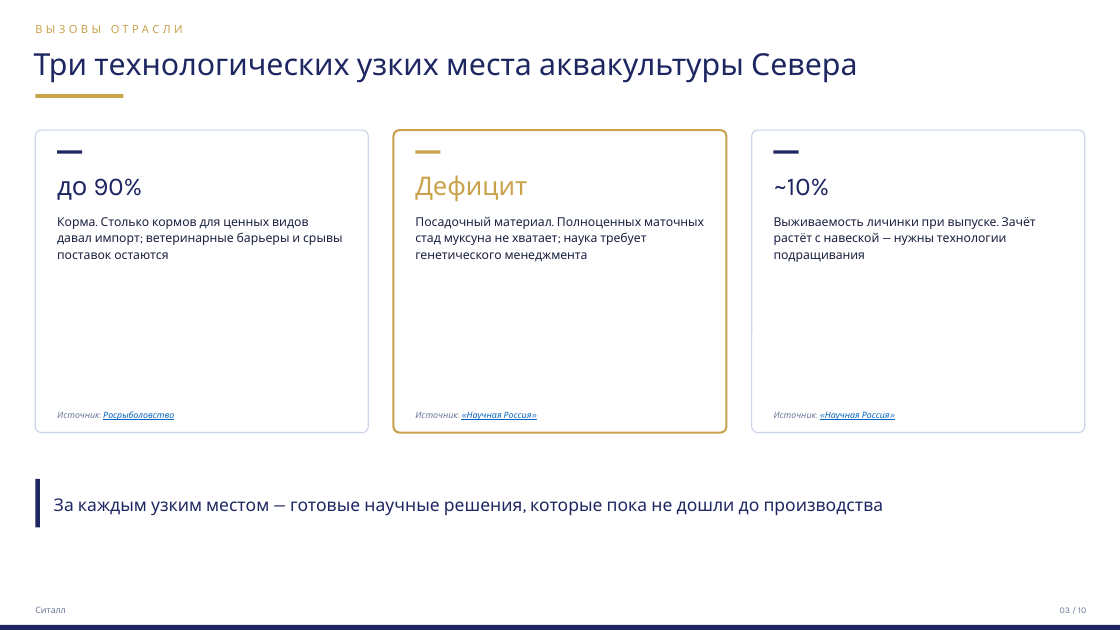
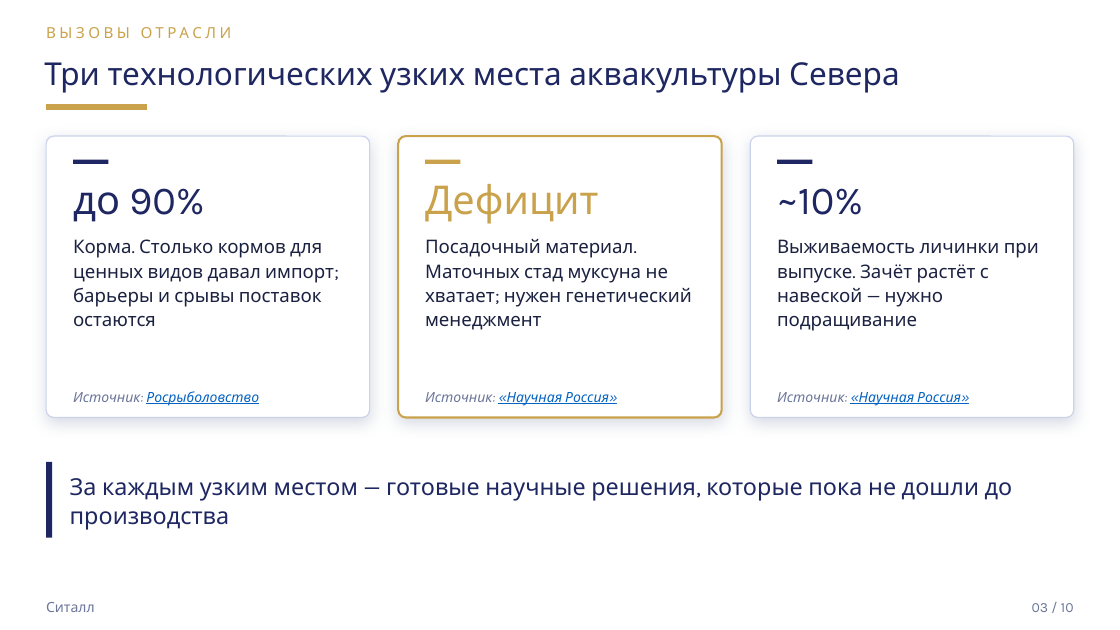
Before and after one commit to mrflxxxme/techmost-scout, a slide deck: slide 3 of marketing/regions/hmao/sitall-deck-urz.pptx. Drawn at 1120x630 pixels with LibreOffice and Linux fonts; fonts in the diff are those of the drawing. Boxes give left, top, right and bottom in pixels: in the first picture for what was removed or moved away, otherwise in the second. Text is boxed around its words. In the diff, an @@ line names an element or a change of style, - is before the commit and + after.

```diff
--- a/marketing/regions/hmao/sitall-deck-urz.pptx
+++ b/marketing/regions/hmao/sitall-deck-urz.pptx
@@ text "ВЫЗОВЫ ОТРАСЛИ": place and size @@
-text "ВЫЗОВЫ ОТРАСЛИ" at bbox=[35, 25, 183, 33]
+text "ВЫЗОВЫ ОТРАСЛИ" at bbox=[46, 27, 232, 38]
@@ text "ВЫЗОВЫ ОТРАСЛИ" at bbox=[46, 27, 232, 38]: size 9.5 to 13 pt @@
@@ text "Три технологических узких места аквакультуры ...": place and size @@
-text "Три технологических узких места аквакультуры ..." at bbox=[34, 53, 857, 83]
+text "Три технологических узких места аквакультуры ..." at bbox=[44, 62, 900, 93]
@@ text "Три технологических узких места аквакультуры ..." at bbox=[44, 62, 900, 93]: size 26 to 27 pt @@
@@ rectangle: place and size @@
-rectangle at bbox=[35, 94, 124, 97]
+rectangle at bbox=[46, 104, 147, 110]
@@ rounded rectangle: place and size @@
-rounded rectangle at bbox=[35, 130, 368, 433]
+rounded rectangle at bbox=[46, 136, 370, 418]
@@ rounded rectangle: place and size @@
-rounded rectangle at bbox=[393, 130, 726, 433]
+rounded rectangle at bbox=[398, 136, 722, 418]
@@ shadow on; proportions changed in 3 elements at bbox=[398, 136, 722, 418], bbox=[46, 136, 370, 418], bbox=[750, 136, 1074, 418] @@
@@ rounded rectangle: place and size @@
-rounded rectangle at bbox=[752, 130, 1085, 433]
+rounded rectangle at bbox=[750, 136, 1074, 418]
@@ size 22 to 34 pt in 3 elements at bbox=[425, 184, 598, 224], bbox=[777, 188, 863, 215], bbox=[73, 188, 204, 222] @@
@@ text "до 90%": place and size @@
-text "до 90%" at bbox=[57, 178, 143, 200]
+text "до 90%" at bbox=[73, 188, 204, 222]
@@ rectangle: place and size @@
-rectangle at bbox=[57, 150, 82, 154]
+rectangle at bbox=[73, 160, 108, 164]
@@ text "Дефицит": place and size @@
-text "Дефицит" at bbox=[415, 175, 527, 201]
+text "Дефицит" at bbox=[425, 184, 598, 224]
@@ rectangle: place and size @@
-rectangle at bbox=[415, 150, 440, 154]
+rectangle at bbox=[425, 160, 460, 164]
@@ text "~10%": place and size @@
-text "~10%" at bbox=[774, 178, 830, 196]
+text "~10%" at bbox=[777, 188, 863, 215]
@@ rectangle: place and size @@
-rectangle at bbox=[774, 150, 799, 154]
+rectangle at bbox=[777, 160, 812, 164]
@@ text at bbox=[73, 239, 334, 326]: text changed; size 10.5 to 16 pt @@
-Корма. Столько кормов для ценных видов давал импорт; ветеринарные барьеры и срывы поставок остаются
+Корма. Столько кормов для ценных видов давал импорт; барьеры и срывы поставок остаются
@@ text at bbox=[425, 239, 692, 330]: text changed; size 10.5 to 16 pt @@
-Посадочный материал. Полноценных маточных стад муксуна не хватает; наука требует генетического менеджмента
+Посадочный материал. Маточных стад муксуна не хватает; нужен генетический менеджмент
@@ text at bbox=[777, 239, 1039, 331]: text changed; size 10.5 to 16 pt @@
-Выживаемость личинки при выпуске. Зачёт растёт с навеской — нужны технологии подращивания
+Выживаемость личинки при выпуске. Зачёт растёт с навеской — нужно подращивание
@@ text "Источник: Росрыболовство": place and size @@
-text "Источник: Росрыболовство" at bbox=[57, 411, 174, 420]
+text "Источник: Росрыболовство" at bbox=[73, 391, 259, 406]
@@ text "Источник: «Научная Россия»": place and size @@
-text "Источник: «Научная Россия»" at bbox=[415, 411, 532, 420]
+text "Источник: «Научная Россия»" at bbox=[425, 392, 609, 406]
@@ text "Источник: «Научная Россия»": place and size @@
-text "Источник: «Научная Россия»" at bbox=[774, 411, 890, 420]
+text "Источник: «Научная Россия»" at bbox=[777, 392, 961, 406]
@@ rectangle: place and size @@
-rectangle at bbox=[35, 479, 40, 528]
+rectangle at bbox=[46, 462, 52, 538]
@@ text "За каждым узким местом — ...": place and size @@
-text "За каждым узким местом — ..." at bbox=[54, 498, 884, 516]
+text "За каждым узким местом — ..." at bbox=[70, 478, 1013, 530]
@@ text "За каждым узким местом — ..." at bbox=[70, 478, 1013, 530]: size 15 to 20 pt; line spacing 1 to 1.05 @@
@@ text "Ситалл": place and size @@
-text "Ситалл" at bbox=[35, 606, 66, 613]
+text "Ситалл" at bbox=[46, 602, 94, 612]
@@ size 7.5 to 12 pt in 5 elements at bbox=[425, 392, 609, 406], bbox=[777, 392, 961, 406], bbox=[73, 391, 259, 406], bbox=[46, 602, 94, 612], bbox=[1032, 603, 1074, 612] @@
@@ text "03 / 10": place and size @@
-text "03 / 10" at bbox=[1060, 607, 1086, 613]
+text "03 / 10" at bbox=[1032, 603, 1074, 612]
@@ rectangle removed at bbox=[0, 625, 1120, 630] @@
```
Also in this commit, not shown: 8 other slides changed, 1 slide added, 1 slide removed, 34 other files.
